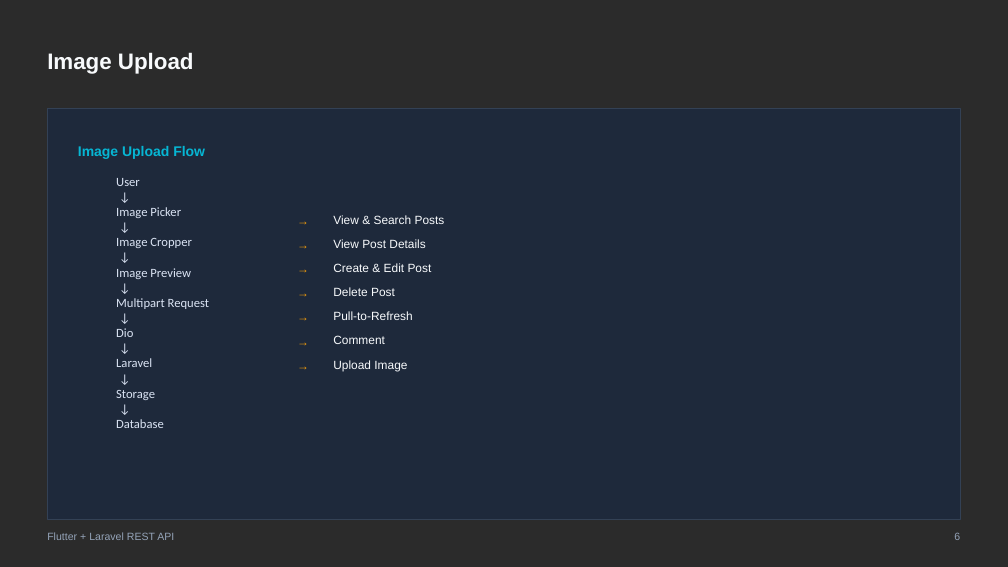
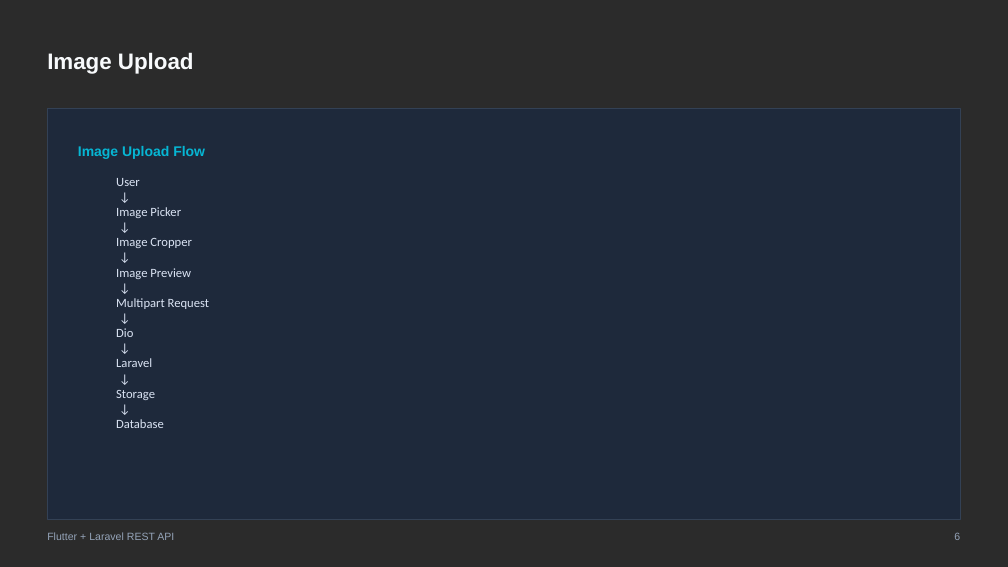
Before and after one commit to Thak1347/AssignmentBlogApp2026_Flutter_LaravelRESTAPI_MYSQL_FullSourceCode, a slide deck: slide 11 of Blog App Flutter + Laravel REST API.pptx. Drawn at 1008x567 pixels with LibreOffice and Linux fonts; fonts in the diff are those of the drawing; background and template pictures are left out; a plain dark background stands for a picture behind light text. Boxes give left, top, right and bottom in pixels: in the first picture for what was removed or moved away, otherwise in the second. Text is boxed around its words. In the diff, an @@ line names an element or a change of style, - is before the commit and + after.

```diff
--- a/Blog App Flutter + Laravel REST API.pptx
+++ b/Blog App Flutter + Laravel REST API.pptx
@@ text removed at bbox=[297, 214, 309, 228] @@
-→
@@ text removed at bbox=[297, 238, 309, 252] @@
-→
@@ text removed at bbox=[333, 215, 445, 224] @@
-View & Search Posts
@@ text removed at bbox=[333, 239, 425, 248] @@
-View Post Details
@@ text removed at bbox=[297, 262, 309, 276] @@
-→
@@ text removed at bbox=[333, 263, 432, 272] @@
-Create & Edit Post
@@ text removed at bbox=[297, 285, 309, 299] @@
-→
@@ text removed at bbox=[333, 287, 395, 296] @@
-Delete Post
@@ text removed at bbox=[297, 309, 309, 324] @@
-→
@@ text removed at bbox=[333, 311, 412, 320] @@
-Pull-to-Refresh
@@ text removed at bbox=[297, 335, 309, 349] @@
-→
@@ text removed at bbox=[297, 359, 309, 373] @@
-→
@@ text removed at bbox=[333, 335, 385, 344] @@
-Comment
@@ text removed at bbox=[333, 360, 407, 372] @@
-Upload Image
```
Also in this commit, not shown: 1 other file.
